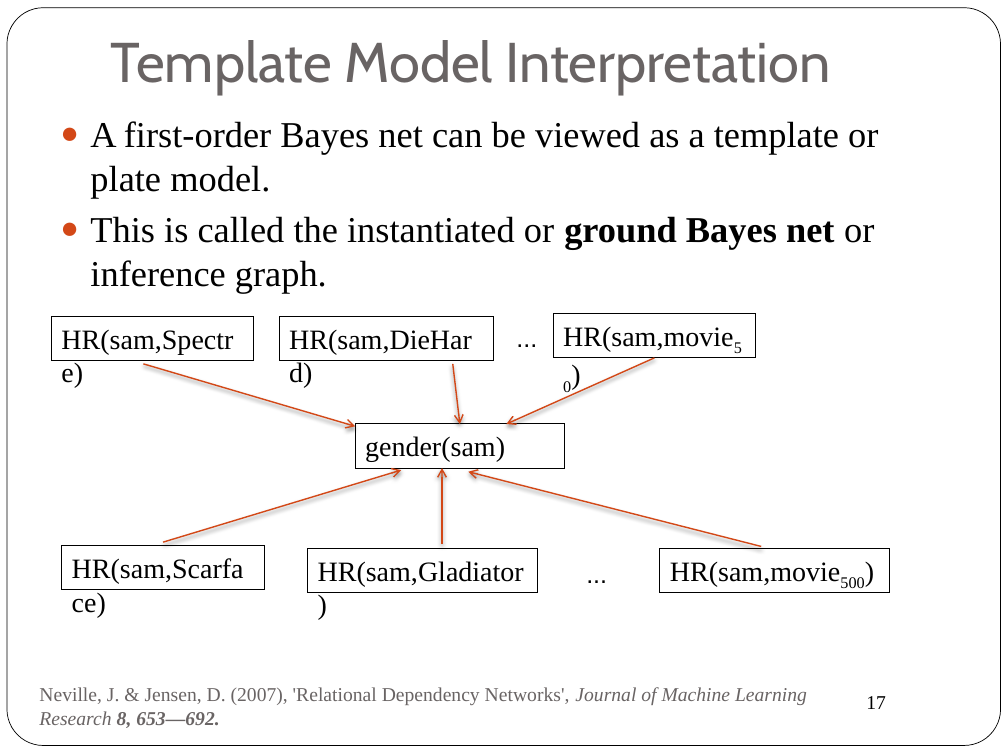
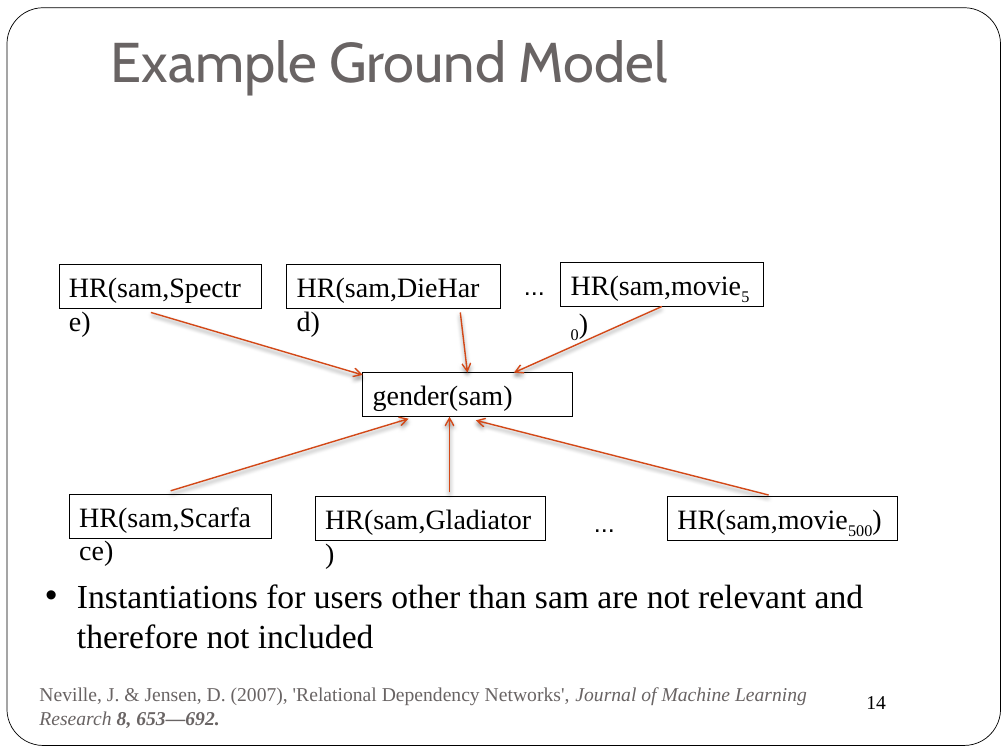
Before and after one commit to oschulte/srl-tutorial-slides, a slide deck: slide 14 of ch5-rel-bayes-net-classifier.pptx (slide 17 before the commit). Drawn at 1008x756 pixels with LibreOffice and Linux fonts; fonts in the diff are those of the drawing. Boxes give left, top, right and bottom in pixels: in the first picture for what was removed or moved away, otherwise in the second. Text is boxed around its words. In the diff, an @@ line names an element or a change of style, - is before the commit and + after.

```diff
--- a/ch5-rel-bayes-net-classifier.pptx
+++ b/ch5-rel-bayes-net-classifier.pptx
@@ title at (111, 40, 667, 94): text changed @@
-Template Model Interpretation
+Example Ground Model
@@ text removed at (90, 121, 878, 293) @@
-● A first-order Bayes net can be viewed as a template or plate model.
-● This is called the instantiated or ground Bayes net or inference graph.
@@ 4 rectangles, 3 arrows, 1 text: place and size @@
-4 rectangles, 3 arrows, 1 text at (51, 317, 654, 593)
+4 rectangles, 3 arrows, 1 text at (59, 265, 662, 541)
@@ 3 rectangles, 3 arrows, 1 text: place and size @@
-3 rectangles, 3 arrows, 1 text at (163, 313, 890, 594)
+3 rectangles, 3 arrows, 1 text at (170, 262, 897, 542)
@@ text added at (77, 584, 864, 649), 24 pt, text #000000 @@
+• Instantiations for users other than sam are not relevant and therefore not included
@@ page number at (866, 696, 886, 709): text changed @@
-17
+14
```
Also in this commit, not shown: 11 other slides changed, 5 slides added, 9 slides removed.
